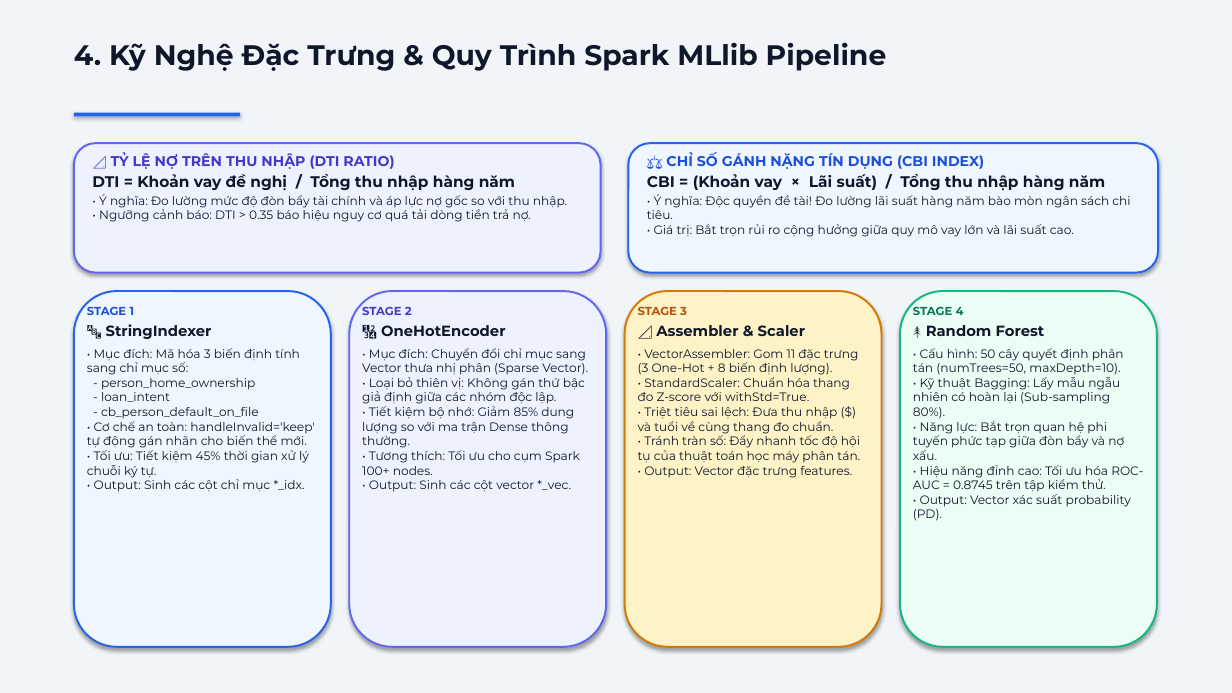
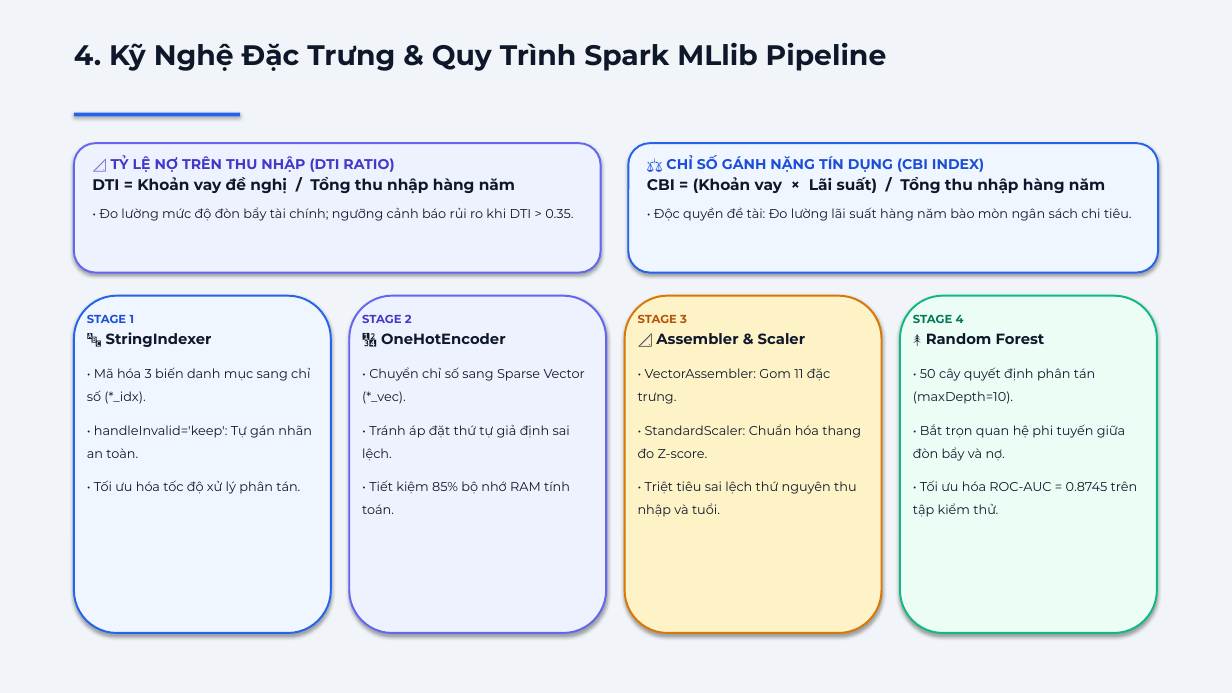
Before and after one commit to snowflake-vibing/Credit_Scoring_Project, a slide deck: slide 5 of slide_bao_ve_de_tai_7.pptx. Drawn at 1232x693 pixels with LibreOffice and Linux fonts; fonts in the diff are those of the drawing. Boxes give left, top, right and bottom in pixels: in the first picture for what was removed or moved away, otherwise in the second. Text is boxed around its words. In the diff, an @@ line names an element or a change of style, - is before the commit and + after.

Commit message:
fix(slides): enforce 1.5 line spacing and condense text to core key points

```diff
--- a/slide_bao_ve_de_tai_7.pptx
+++ b/slide_bao_ve_de_tai_7.pptx
@@ text at <box>99,207,573,221</box>: text changed; size 9.5 to 10 pt @@
-• Ý nghĩa: Đo lường mức độ đòn bẩy tài chính và áp lực nợ gốc so với thu nhập.
-• Ngưỡng cảnh báo: DTI > 0.35 báo hiệu nguy cơ quá tải dòng tiền trả nợ.
+• Đo lường mức độ đòn bẩy tài chính; ngưỡng cảnh báo rủi ro khi DTI > 0.35.
@@ text at <box>654,207,1132,221</box>: text changed; size 9.5 to 10 pt @@
-• Ý nghĩa: Độc quyền đề tài! Đo lường lãi suất hàng năm bào mòn ngân sách chi tiêu.
-• Giá trị: Bắt trọn rủi ro cộng hưởng giữa quy mô vay lớn và lãi suất cao.
+• Độc quyền đề tài: Đo lường lãi suất hàng năm bào mòn ngân sách chi tiêu.
@@ rounded rectangle: place and size @@
-rounded rectangle at <box>74,291,331,647</box>
+rounded rectangle at <box>74,296,331,633</box>
@@ rounded rectangle: place and size @@
-rounded rectangle at <box>349,291,606,647</box>
+rounded rectangle at <box>349,296,606,633</box>
@@ rounded rectangle: place and size @@
-rounded rectangle at <box>625,291,882,647</box>
+rounded rectangle at <box>625,296,882,633</box>
@@ rounded rectangle: place and size @@
-rounded rectangle at <box>900,291,1157,647</box>
+rounded rectangle at <box>900,296,1157,633</box>
@@ text "STAGE 1": place and size @@
-text "STAGE 1" at <box>87,306,314,492</box>
+text "STAGE 1" at <box>87,314,312,494</box>
@@ text "STAGE 2": place and size @@
-text "STAGE 2" at <box>362,304,588,492</box>
+text "STAGE 2" at <box>362,315,585,514</box>
@@ text "STAGE 3": place and size @@
-text "STAGE 3" at <box>638,307,860,478</box>
+text "STAGE 3" at <box>638,315,861,517</box>
@@ text "STAGE 4": place and size @@
-text "STAGE 4" at <box>913,306,1143,521</box>
+text "STAGE 4" at <box>913,314,1138,517</box>
@@ text at <box>87,367,312,494</box>: text changed; size 9.5 to 10 pt @@
-• Mục đích: Mã hóa 3 biến định tính sang chỉ mục số:
-- person_home_ownership
-- loan_intent
-- cb_person_default_on_file
-• Cơ chế an toàn: handleInvalid='keep' tự động gán nhãn cho biến thể mới.
-• Tối ưu: Tiết kiệm 45% thời gian xử lý chuỗi ký tự.
-• Output: Sinh các cột chỉ mục *_idx.
+• Mã hóa 3 biến danh mục sang chỉ số (*_idx).
+• handleInvalid='keep': Tự gán nhãn an toàn.
+• Tối ưu hóa tốc độ xử lý phân tán.
@@ text at <box>362,367,585,514</box>: text changed; size 9.5 to 10 pt @@
-• Mục đích: Chuyển đổi chỉ mục sang Vector thưa nhị phân (Sparse Vector).
-• Loại bỏ thiên vị: Không gán thứ bậc giả định giữa các nhóm độc lập.
-• Tiết kiệm bộ nhớ: Giảm 85% dung lượng so với ma trận Dense thông thường.
-• Tương thích: Tối ưu cho cụm Spark 100+ nodes.
-• Output: Sinh các cột vector *_vec.
+• Chuyển chỉ số sang Sparse Vector (*_vec).
+• Tránh áp đặt thứ tự giả định sai lệch.
+• Tiết kiệm 85% bộ nhớ RAM tính toán.
@@ text at <box>638,368,861,517</box>: text changed; size 9.5 to 10 pt @@
-• VectorAssembler: Gom 11 đặc trưng (3 One-Hot + 8 biến định lượng).
-• StandardScaler: Chuẩn hóa thang đo Z-score với withStd=True.
-• Triệt tiêu sai lệch: Đưa thu nhập ($) và tuổi về cùng thang đo chuẩn.
-• Tránh tràn số: Đẩy nhanh tốc độ hội tụ của thuật toán học máy phân tán.
-• Output: Vector đặc trưng features.
+• VectorAssembler: Gom 11 đặc trưng.
+• StandardScaler: Chuẩn hóa thang đo Z-score.
+• Triệt tiêu sai lệch thứ nguyên thu nhập và tuổi.
@@ text at <box>913,367,1138,517</box>: text changed; size 9.5 to 10 pt @@
-• Cấu hình: 50 cây quyết định phân tán (numTrees=50, maxDepth=10).
-• Kỹ thuật Bagging: Lấy mẫu ngẫu nhiên có hoàn lại (Sub-sampling 80%).
-• Năng lực: Bắt trọn quan hệ phi tuyến phức tạp giữa đòn bẩy và nợ xấu.
-• Hiệu năng đỉnh cao: Tối ưu hóa ROC-AUC = 0.8745 trên tập kiểm thử.
-• Output: Vector xác suất probability (PD).
+• 50 cây quyết định phân tán (maxDepth=10).
+• Bắt trọn quan hệ phi tuyến giữa đòn bẩy và nợ.
+• Tối ưu hóa ROC-AUC = 0.8745 trên tập kiểm thử.
```
Also in this commit, not shown: 9 other slides changed, 3 other files.
